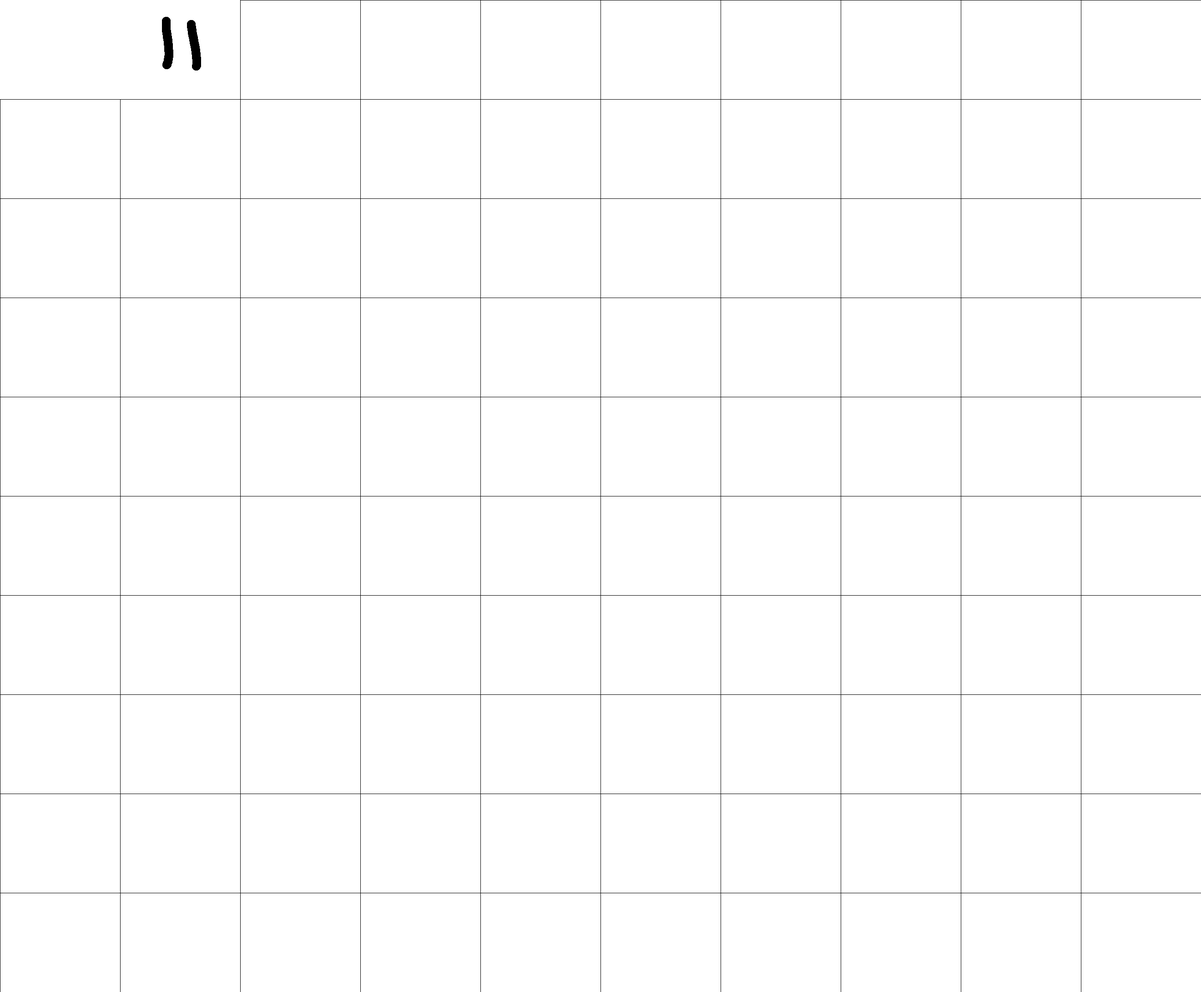
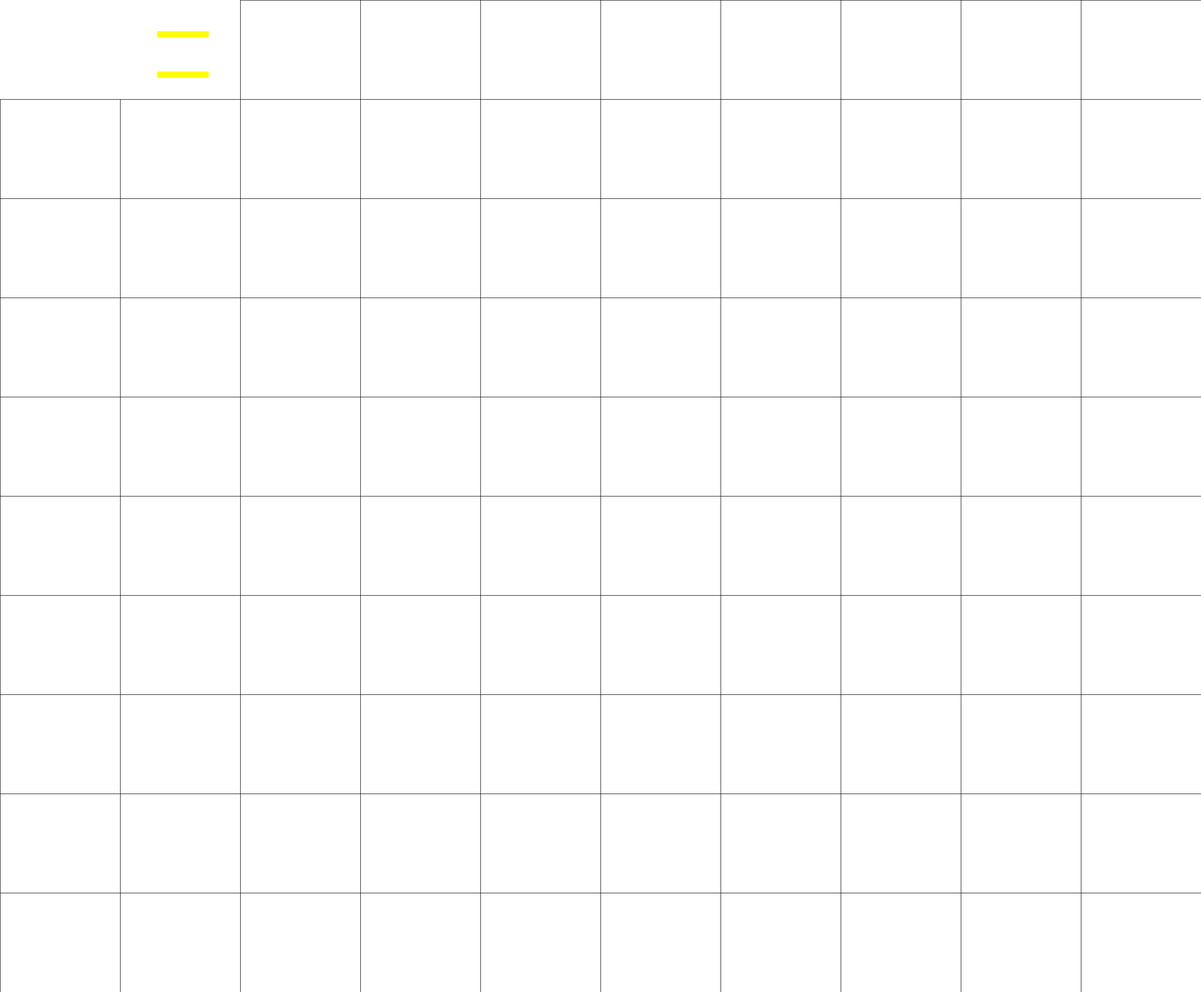
Comparing the layer stacks of the two w=1201, h=992 images. Changes:
renamed "bullet" to "bullets1.png", painted on it over (x1=156, y1=16, x2=210, y2=79)
